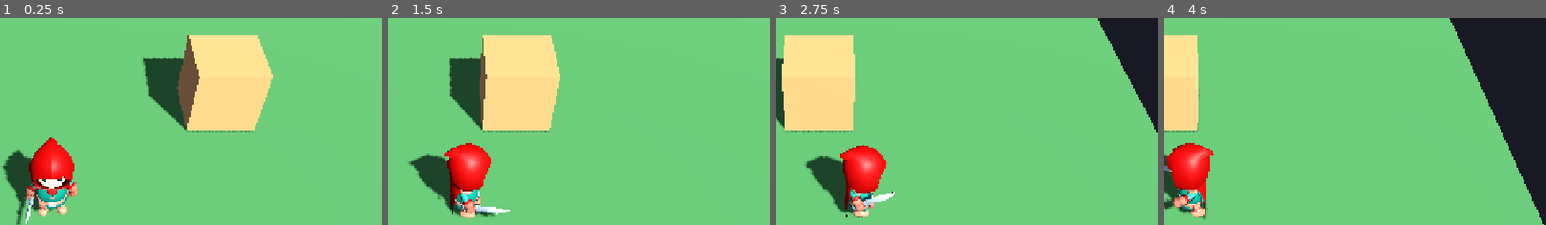
Above: before the commit, frames 1-4 (left to right).
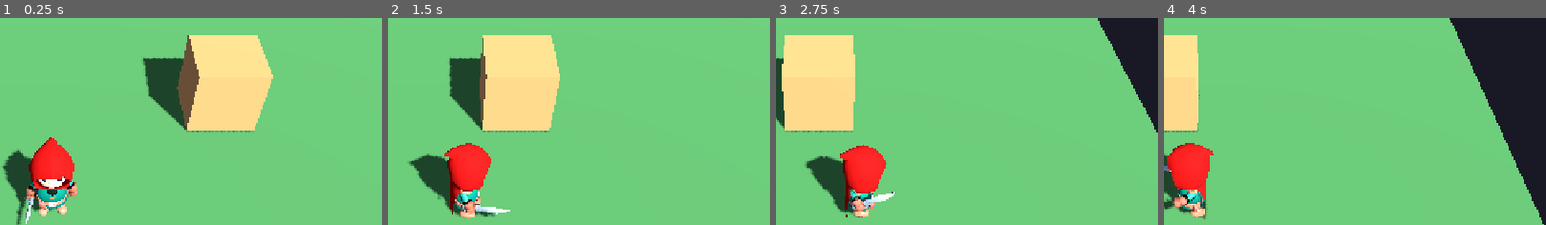
Above: after the commit, the same moments.

Repository: OuterHeavenX/godot-2.5D-rpg
Game: Godot game, scene res://src/world/main.tscn
Same seed, same stepped clock (60 frames per second), same inputs: the game is played once before the commit and once after it.
Inputs (mouse positions are % of the whole screen's width and height, from its top left):
- Up to frame 1 (0.25 s): no input
- Up to frame 2 (1.5 s): move the mouse to (72, 47) at 0.52 s; hold D (move_right) 0.53-1.25 s; click (72, 47) at 0.67 s; drag from (30, 57) to (45, 72) at 1.27 s
- Up to frame 3 (2.75 s): move the mouse to (60, 29) at 2.02 s; hold D (move_right) from 2.03 s (still down)
- Up to frame 4 (4 s): release D (move_right) at 2.75 s; drag from (45, 72) to (20, 36) at 2.77 s; move the mouse to (80, 67) at 3.52 s; hold A (move_left) from 3.53 s (still down)
The pictures show only the part of the screen within x 43-93%, y 6-56%; the shares and areas given below are measured in that part.

The runs differ from the first frame. In frame 1, 0.7% of the frame differs, in the area x 7-20%, y 58-87%; in frame 2, 0.6%; in frame 3, 0.6%; in frame 4, 0.8%, in the area x 2-12%, y 62-95%.

Commit message:
Black hood/cape outside, red inside (two-tone shaders)

Diff:
--- /dev/null
+++ b/src/player/cape_two_tone.gdshader
@@ -0,0 +1,15 @@
+shader_type spatial;
+render_mode cull_disabled;
+
+// Two-tone cape: outside black, inside red.
+// The KayKit cape mesh has inverted winding, so the outer surface renders
+// as backfaces (!FRONT_FACING) and the inner surface as front faces.
+
+uniform vec3 outside_color : source_color = vec3(0.015, 0.015, 0.015);
+uniform vec3 inside_color : source_color = vec3(0.62, 0.03, 0.03);
+uniform float roughness : hint_range(0.0, 1.0) = 0.9;
+
+void fragment() {
+	ALBEDO = FRONT_FACING ? inside_color : outside_color;
+	ROUGHNESS = roughness;
+}
--- /dev/null
+++ b/src/player/hood_two_tone.gdshader
@@ -0,0 +1,28 @@
+shader_type spatial;
+render_mode cull_disabled;
+
+// Two-tone hood: outside black, inside red.
+// The KayKit rogue mesh has inverted winding, so the outer surface renders
+// as backfaces (!FRONT_FACING) and the inner surface as front faces.
+// Non-hood parts of the head (face) keep the original texture.
+
+uniform sampler2D albedo_tex : filter_linear, repeat_disable;
+uniform vec3 outside_color : source_color = vec3(0.015, 0.015, 0.015);
+uniform vec3 inside_color : source_color = vec3(0.62, 0.03, 0.03);
+uniform float roughness : hint_range(0.0, 1.0) = 0.9;
+
+// UV bounds of the hood region in the texture atlas (1024px).
+const vec2 HOOD_MIN = vec2(0.1416, 0.2930);
+const vec2 HOOD_MAX = vec2(0.2246, 0.4346);
+
+void fragment() {
+	vec2 uv = UV;
+	bool is_hood = (uv.x > HOOD_MIN.x && uv.x < HOOD_MAX.x
+		&& uv.y > HOOD_MIN.y && uv.y < HOOD_MAX.y);
+	if (is_hood) {
+		ALBEDO = FRONT_FACING ? inside_color : outside_color;
+	} else {
+		ALBEDO = texture(albedo_tex, uv).rgb;
+	}
+	ROUGHNESS = roughness;
+}
--- a/src/player/player.gd
+++ b/src/player/player.gd
@@ -12,6 +12,10 @@
 const ANIM_IDLE := "Idle"
 const ANIM_WALK := "Walking_A"
 
+const HOOD_SHADER := preload("res://src/player/hood_two_tone.gdshader")
+const CAPE_SHADER := preload("res://src/player/cape_two_tone.gdshader")
+const ROGUE_TEXTURE := preload("res://src/player/rogue_hooded_rogue_texture.png")
+
 # Weapon/prop meshes that ship with the KayKit rig; we keep only the dagger.
 const HIDDEN_PROPS := ["Knife_Offhand", "1H_Crossbow", "2H_Crossbow", "Throwable"]
 
@@ -23,7 +27,22 @@
 		var prop := rig.find_child(prop_name) as MeshInstance3D
 		if prop != null:
 			prop.visible = false
+	_apply_two_tone()
 	anim.play(ANIM_IDLE)
+
+## Black-outside / red-inside materials for the hood and the cape.
+func _apply_two_tone() -> void:
+	var head := rig.find_child("Rogue_Head_Hooded") as MeshInstance3D
+	if head != null:
+		var hood_mat := ShaderMaterial.new()
+		hood_mat.shader = HOOD_SHADER
+		hood_mat.set_shader_parameter("albedo_tex", ROGUE_TEXTURE)
+		head.set_surface_override_material(0, hood_mat)
+	var cape := rig.find_child("Rogue_Cape") as MeshInstance3D
+	if cape != null:
+		var cape_mat := ShaderMaterial.new()
+		cape_mat.shader = CAPE_SHADER
+		cape.set_surface_override_material(0, cape_mat)
 
 func _physics_process(delta: float) -> void:
 	var input_dir := Vector2.ZERO
Not shown, added: src/player/cape_two_tone.gdshader.uid
Not shown, added: src/player/hood_two_tone.gdshader.uid
Binary file changed: src/player/rogue_hooded_rogue_texture.png
Not shown, added: tools/validate_tone.gd.uid
Not shown, changed: docs/index.html
Not shown, changed: docs/index.pck
